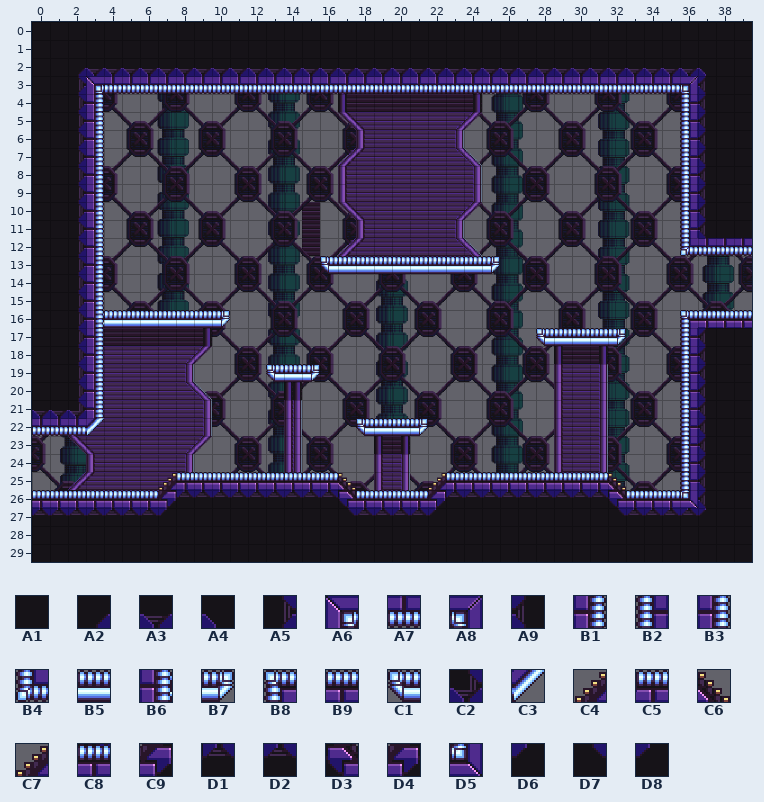
Two versions of a level (Tiled map, resources/levels/level_1/maps/room_1_tilemap.tmx). The first picture shows the starting point.
Cells are 32x32 px. Shown: x 0..39, y 0..29.
Key: from "room_1": A1 0, A2 82, A3 83, A4 117, A5 122, A6 123, A7 124, A8 156, A9 157, B1 163, B2 196, B3 363, B4 516, B5 537, B6 643, B7 650, B8 676, B9 677, C1 773, C2 842, C3 883, C4 1007, C5 1008, C6 1017, C7 1022, C8 1042, C9 1047, D1 1048, D2 1049, D3 1057, D4 1062, D5 1076, D6 1087, D7 1097, D8 1102.
__ is an empty cell.
Layers that did not change in this view are not listed.
Layer "walls" before, first column x 0:
 2 __ __ __ __ __ __ __ __ __ __ __ __ __ __ __ __ __ __ __ __ __ __ __ __ __ __ __ __ __ __ __ __ __ __ __ __ __ __ __ __
 3 __ __ __ __ __ __ __ __ __ __ __ __ __ __ __ __ __ __ __ __ __ __ __ __ __ __ __ __ __ __ __ __ __ __ __ __ __ __ __ __
 4 __ __ __ B1 __ __ __ __ __ __ __ __ __ __ __ __ __ __ __ __ __ __ __ __ __ __ __ __ __ __ __ __ __ __ __ __ B2 __ __ __
 5 __ __ __ B1 __ __ __ __ __ __ __ __ __ __ __ __ __ __ __ __ __ __ __ __ __ __ __ __ __ __ __ __ __ __ __ __ B2 __ __ __
 6 __ __ __ B1 __ __ __ __ __ __ __ __ __ __ __ __ __ __ __ __ __ __ __ __ __ __ __ __ __ __ __ __ __ __ __ __ B2 __ __ __
 7 __ __ __ B1 __ __ __ __ __ __ __ __ __ __ __ __ __ __ __ __ __ __ __ __ __ __ __ __ __ __ __ __ __ __ __ __ B2 __ __ __
 8 __ __ __ B1 __ __ __ __ __ __ __ __ __ __ __ __ __ __ __ __ __ __ __ __ __ __ __ __ __ __ __ __ __ __ __ __ B2 __ __ __
 9 __ __ __ B3 __ __ __ __ __ __ __ __ __ __ __ __ __ __ __ __ __ __ __ __ __ __ __ __ __ __ __ __ __ __ __ __ B2 __ __ __
10 __ __ __ B3 __ __ __ __ __ __ __ __ __ __ __ __ __ __ __ __ __ __ __ __ __ __ __ __ __ __ __ __ __ __ __ __ B2 __ __ __
11 __ __ __ B3 __ __ __ __ __ __ __ __ __ __ __ __ __ __ __ __ __ __ __ __ __ __ __ __ __ __ __ __ __ __ __ __ B2 __ __ __
12 __ __ __ B3 __ __ __ __ __ __ __ __ __ __ __ __ __ __ __ __ __ __ __ __ __ __ __ __ __ __ __ __ __ __ __ __ B4 __ __ __
13 __ __ __ B3 __ __ __ __ __ __ __ __ __ __ __ __ C1 __ __ __ __ __ __ __ __ B7 __ __ __ __ __ __ __ __ __ __ __ __ __ __
14 __ __ __ B3 __ __ __ __ __ __ __ __ __ __ __ __ __ __ __ __ __ __ __ __ __ __ __ __ __ __ __ __ __ __ __ __ __ __ __ __
15 __ __ __ B3 __ __ __ __ __ __ __ __ __ __ __ __ __ __ __ __ __ __ __ __ __ __ __ __ __ __ __ __ __ __ __ __ __ __ __ __
16 __ __ __ B6 __ __ __ __ __ __ B7 __ __ __ __ __ __ __ __ __ __ __ __ __ __ __ __ __ __ __ __ __ __ __ __ __ B8 __ __ __
17 __ __ __ B3 __ __ __ __ __ __ __ __ __ __ __ __ __ __ __ __ __ __ __ __ __ __ __ __ C1 __ __ __ B7 __ __ __ B2 __ __ __
18 __ __ __ B3 __ __ __ __ __ __ __ __ __ __ __ __ __ __ __ __ __ __ __ __ __ __ __ __ __ __ __ __ __ __ __ __ B2 __ __ __
19 __ __ __ B3 __ __ __ __ __ __ __ __ __ C1 __ B7 __ __ __ __ __ __ __ __ __ __ __ __ __ __ __ __ __ __ __ __ B2 __ __ __
20 __ __ __ B3 __ __ __ __ __ __ __ __ __ __ __ __ __ __ __ __ __ __ __ __ __ __ __ __ __ __ __ __ __ __ __ __ B2 __ __ __
21 __ __ __ B3 __ __ __ __ __ __ __ __ __ __ __ __ __ __ __ __ __ __ __ __ __ __ __ __ __ __ __ __ __ __ __ __ B2 __ __ __
22 __ __ __ C3 __ __ __ __ __ __ __ __ __ __ __ __ __ __ C1 __ __ B7 __ __ __ __ __ __ __ __ __ __ __ __ __ __ B2 __ __ __
23 __ __ __ __ __ __ __ __ __ __ __ __ __ __ __ __ __ __ __ __ __ __ __ __ __ __ __ __ __ __ __ __ __ __ __ __ B2 __ __ __
24 __ __ __ __ __ __ __ __ __ __ __ __ __ __ __ __ __ __ __ __ __ __ __ __ __ __ __ __ __ __ __ __ __ __ __ __ B2 __ __ __
25 __ __ __ __ __ __ __ __ __ __ __ __ __ __ __ __ __ __ __ __ __ __ __ __ __ __ __ __ __ __ __ __ __ __ __ __ B2 __ __ __
26 __ __ __ __ __ __ __ __ __ __ __ __ __ __ __ __ __ __ __ __ __ __ __ __ __ __ __ __ __ __ __ __ __ __ __ __ __ __ __ __
27 __ __ __ __ __ __ __ __ __ __ __ __ __ __ __ __ __ __ __ __ __ __ __ __ __ __ __ __ __ __ __ __ __ __ __ __ __ __ __ __
28 __ __ __ __ __ __ __ __ __ __ __ __ __ __ __ __ __ __ __ __ __ __ __ __ __ __ __ __ __ __ __ __ __ __ __ __ __ __ __ __
29 __ __ __ __ __ __ __ __ __ __ __ __ __ __ __ __ __ __ __ __ __ __ __ __ __ __ __ __ __ __ __ __ __ __ __ __ __ __ __ __
Layer "platforms" before, first column x 0:
 0 A1 A1 A1 A1 A1 A1 A1 A1 A1 A1 A1 A1 A1 A1 A1 A1 A1 A1 A1 A1 A1 A1 A1 A1 A1 A1 A1 A1 A1 A1 A1 A1 A1 A1 A1 A1 A1 A1 A1 A1
 1 A1 A1 A1 A1 A1 A1 A1 A1 A1 A1 A1 A1 A1 A1 A1 A1 A1 A1 A1 A1 A1 A1 A1 A1 A1 A1 A1 A1 A1 A1 A1 A1 A1 A1 A1 A1 A1 A1 A1 A1
 2 A1 A1 A2 A3 A3 A3 A3 A3 A3 A3 A3 A3 A3 A3 A3 A3 A3 A3 A3 A3 A3 A3 A3 A3 A3 A3 A3 A3 A3 A3 A3 A3 A3 A3 A3 A3 A3 A4 A1 A1
 3 A1 A1 A5 A6 A7 A7 A7 A7 A7 A7 A7 A7 A7 A7 A7 A7 A7 A7 A7 A7 A7 A7 A7 A7 A7 A7 A7 A7 A7 A7 A7 A7 A7 A7 A7 A7 A8 A9 A1 A1
 4 A1 A1 A5 __ __ __ __ __ __ __ __ __ __ __ __ __ __ __ __ __ __ __ __ __ __ __ __ __ __ __ __ __ __ __ __ __ __ A9 A1 A1
 5 A1 A1 A5 __ __ __ __ __ __ __ __ __ __ __ __ __ __ __ __ __ __ __ __ __ __ __ __ __ __ __ __ __ __ __ __ __ __ A9 A1 A1
 6 A1 A1 A5 __ __ __ __ __ __ __ __ __ __ __ __ __ __ __ __ __ __ __ __ __ __ __ __ __ __ __ __ __ __ __ __ __ __ A9 A1 A1
 7 A1 A1 A5 __ __ __ __ __ __ __ __ __ __ __ __ __ __ __ __ __ __ __ __ __ __ __ __ __ __ __ __ __ __ __ __ __ __ A9 A1 A1
 8 A1 A1 A5 __ __ __ __ __ __ __ __ __ __ __ __ __ __ __ __ __ __ __ __ __ __ __ __ __ __ __ __ __ __ __ __ __ __ A9 A1 A1
 9 A1 A1 A5 __ __ __ __ __ __ __ __ __ __ __ __ __ __ __ __ __ __ __ __ __ __ __ __ __ __ __ __ __ __ __ __ __ __ A9 A1 A1
10 A1 A1 A5 __ __ __ __ __ __ __ __ __ __ __ __ __ __ __ __ __ __ __ __ __ __ __ __ __ __ __ __ __ __ __ __ __ __ A9 A1 A1
11 A1 A1 A5 __ __ __ __ __ __ __ __ __ __ __ __ __ __ __ __ __ __ __ __ __ __ __ __ __ __ __ __ __ __ __ __ __ __ A9 A1 A1
12 A1 A1 A5 __ __ __ __ __ __ __ __ __ __ __ __ __ __ __ __ __ __ __ __ __ __ __ __ __ __ __ __ __ __ __ __ __ __ A7 A7 A7
13 A1 A1 A5 __ __ __ __ __ __ __ __ __ __ __ __ __ __ B5 B5 B5 B5 B5 B5 B5 B5 __ __ __ __ __ __ __ __ __ __ __ __ __ __ __
14 A1 A1 A5 __ __ __ __ __ __ __ __ __ __ __ __ __ __ __ __ __ __ __ __ __ __ __ __ __ __ __ __ __ __ __ __ __ __ __ __ __
15 A1 A1 A5 __ __ __ __ __ __ __ __ __ __ __ __ __ __ __ __ __ __ __ __ __ __ __ __ __ __ __ __ __ __ __ __ __ __ __ __ __
16 A1 A1 A5 __ B5 B5 B5 B5 B5 B5 __ __ __ __ __ __ __ __ __ __ __ __ __ __ __ __ __ __ __ __ __ __ __ __ __ __ B8 B9 B9 B9
17 A1 A1 A5 __ __ __ __ __ __ __ __ __ __ __ __ __ __ __ __ __ __ __ __ __ __ __ __ __ __ B5 B5 B5 __ __ __ __ __ A9 A1 A1
18 A1 A1 A5 __ __ __ __ __ __ __ __ __ __ __ __ __ __ __ __ __ __ __ __ __ __ __ __ __ __ __ __ __ __ __ __ __ __ A9 A1 A1
19 A1 A1 A5 __ __ __ __ __ __ __ __ __ __ __ B5 __ __ __ __ __ __ __ __ __ __ __ __ __ __ __ __ __ __ __ __ __ __ A9 A1 A1
20 A1 A1 A5 __ __ __ __ __ __ __ __ __ __ __ __ __ __ __ __ __ __ __ __ __ __ __ __ __ __ __ __ __ __ __ __ __ __ A9 A1 A1
21 A3 A3 C2 __ __ __ __ __ __ __ __ __ __ __ __ __ __ __ __ __ __ __ __ __ __ __ __ __ __ __ __ __ __ __ __ __ __ A9 A1 A1
22 A7 A7 A7 __ __ __ __ __ __ __ __ __ __ __ __ __ __ __ __ B5 B5 __ __ __ __ __ __ __ __ __ __ __ __ __ __ __ __ A9 A1 A1
23 __ __ __ __ __ __ __ __ __ __ __ __ __ __ __ __ __ __ __ __ __ __ __ __ __ __ __ __ __ __ __ __ __ __ __ __ __ A9 A1 A1
24 __ __ __ __ __ __ __ __ __ __ __ __ __ __ __ __ __ __ __ __ __ __ __ __ __ __ __ __ __ __ __ __ __ __ __ __ __ A9 A1 A1
25 __ __ __ __ __ __ __ C4 C5 B9 B9 B9 B9 B9 B9 B9 B9 C6 __ __ __ __ C7 B9 B9 B9 B9 B9 B9 B9 B9 B9 C6 __ __ __ __ A9 A1 A1
26 B9 B9 C8 B9 B9 B9 B9 C9 D1 D2 D2 D2 D2 D2 D2 D2 D2 D3 B9 B9 B9 B9 D4 D2 D2 D2 D2 D2 D2 D2 D2 D2 D3 B9 B9 B9 D5 A9 A1 A1
27 D2 D2 D2 D2 D2 D2 D2 D6 A1 A1 A1 A1 A1 A1 A1 A1 A1 D7 D2 D2 D2 D2 D8 A1 A1 A1 A1 A1 A1 A1 A1 A1 D7 D2 D2 D2 D2 D8 A1 A1
28 A1 A1 A1 A1 A1 A1 A1 A1 A1 A1 A1 A1 A1 A1 A1 A1 A1 A1 A1 A1 A1 A1 A1 A1 A1 A1 A1 A1 A1 A1 A1 A1 A1 A1 A1 A1 A1 A1 A1 A1
29 A1 A1 A1 A1 A1 A1 A1 A1 A1 A1 A1 A1 A1 A1 A1 A1 A1 A1 A1 A1 A1 A1 A1 A1 A1 A1 A1 A1 A1 A1 A1 A1 A1 A1 A1 A1 A1 A1 A1 A1
New version:
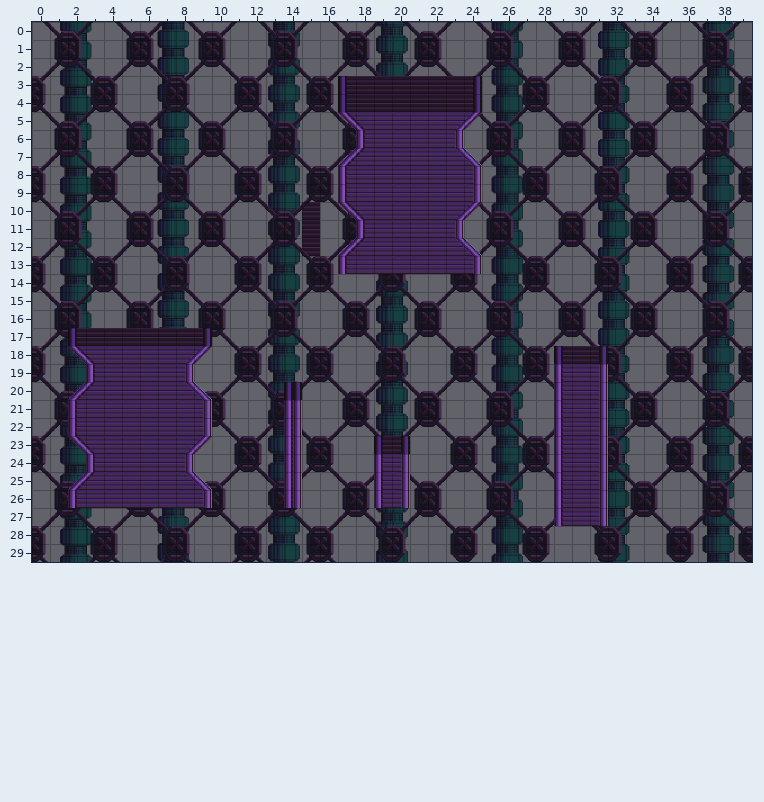
Edits made:
Layer "walls" (now hidden):
y 4..8: x 3 B1 -> __; x 36 B2 -> __
y 9..11: x 3 B3 -> __; x 36 B2 -> __
y 12: x 3 B3 -> __; x 36 B4 -> __
y 13: x 3 B3 -> __; x 16 C1 -> __; x 25 B7 -> __
y 14..15: x 3 B3 -> __
y 16: x 3 B6 -> __; x 10 B7 -> __; x 36 B8 -> __
y 17: x 3 B3 -> __; x 28 C1 -> __; x 32 B7 -> __; x 36 B2 -> __
y 18: x 3 B3 -> __; x 36 B2 -> __
y 19: x 3 B3 -> __; x 13 C1 -> __; x 15 B7 -> __; x 36 B2 -> __
y 20..21: x 3 B3 -> __; x 36 B2 -> __
y 22: x 3 C3 -> __; x 18 C1 -> __; x 21 B7 -> __; x 36 B2 -> __
y 23..25: x 36 B2 -> __
Layer "platforms" (now hidden):
y 0..1: x 0..39 A1 A1 A1 A1 A1 A1 A1 A1 A1 A1 A1 A1 A1 A1 A1 A1 A1 A1 A1 A1 A1 A1 A1 A1 A1 A1 A1 A1 A1 A1 A1 A1 A1 A1 A1 A1 A1 A1 A1 A1 -> __ __ __ __ __ __ __ __ __ __ __ __ __ __ __ __ __ __ __ __ __ __ __ __ __ __ __ __ __ __ __ __ __ __ __ __ __ __ __ __
y 2: x 0..39 A1 A1 A2 A3 A3 A3 A3 A3 A3 A3 A3 A3 A3 A3 A3 A3 A3 A3 A3 A3 A3 A3 A3 A3 A3 A3 A3 A3 A3 A3 A3 A3 A3 A3 A3 A3 A3 A4 A1 A1 -> __ __ __ __ __ __ __ __ __ __ __ __ __ __ __ __ __ __ __ __ __ __ __ __ __ __ __ __ __ __ __ __ __ __ __ __ __ __ __ __
y 3: x 0..39 A1 A1 A5 A6 A7 A7 A7 A7 A7 A7 A7 A7 A7 A7 A7 A7 A7 A7 A7 A7 A7 A7 A7 A7 A7 A7 A7 A7 A7 A7 A7 A7 A7 A7 A7 A7 A8 A9 A1 A1 -> __ __ __ __ __ __ __ __ __ __ __ __ __ __ __ __ __ __ __ __ __ __ __ __ __ __ __ __ __ __ __ __ __ __ __ __ __ __ __ __
y 4..11: x 0..2 A1 A1 A5 -> __ __ __; x 37..39 A9 A1 A1 -> __ __ __
y 12: x 0..2 A1 A1 A5 -> __ __ __; x 37..39 A7 A7 A7 -> __ __ __
y 13: x 0..2 A1 A1 A5 -> __ __ __; x 17..24 B5 B5 B5 B5 B5 B5 B5 B5 -> __ __ __ __ __ __ __ __
y 14..15: x 0..2 A1 A1 A5 -> __ __ __
y 16: x 0..2 A1 A1 A5 -> __ __ __; x 4..9 B5 B5 B5 B5 B5 B5 -> __ __ __ __ __ __; x 36..39 B8 B9 B9 B9 -> __ __ __ __
y 17: x 0..2 A1 A1 A5 -> __ __ __; x 29..31 B5 B5 B5 -> __ __ __; x 37..39 A9 A1 A1 -> __ __ __
y 18: x 0..2 A1 A1 A5 -> __ __ __; x 37..39 A9 A1 A1 -> __ __ __
y 19: x 0..2 A1 A1 A5 -> __ __ __; x 14 B5 -> __; x 37..39 A9 A1 A1 -> __ __ __
y 20: x 0..2 A1 A1 A5 -> __ __ __; x 37..39 A9 A1 A1 -> __ __ __
y 21: x 0..2 A3 A3 C2 -> __ __ __; x 37..39 A9 A1 A1 -> __ __ __
y 22: x 0..2 A7 A7 A7 -> __ __ __; x 19..20 B5 B5 -> __ __; x 37..39 A9 A1 A1 -> __ __ __
y 23..24: x 37..39 A9 A1 A1 -> __ __ __
y 25: x 7..17 C4 C5 B9 B9 B9 B9 B9 B9 B9 B9 C6 -> __ __ __ __ __ __ __ __ __ __ __; x 22..32 C7 B9 B9 B9 B9 B9 B9 B9 B9 B9 C6 -> __ __ __ __ __ __ __ __ __ __ __; x 37..39 A9 A1 A1 -> __ __ __
y 26: x 0..39 B9 B9 C8 B9 B9 B9 B9 C9 D1 D2 D2 D2 D2 D2 D2 D2 D2 D3 B9 B9 B9 B9 D4 D2 D2 D2 D2 D2 D2 D2 D2 D2 D3 B9 B9 B9 D5 A9 A1 A1 -> __ __ __ __ __ __ __ __ __ __ __ __ __ __ __ __ __ __ __ __ __ __ __ __ __ __ __ __ __ __ __ __ __ __ __ __ __ __ __ __
y 27: x 0..39 D2 D2 D2 D2 D2 D2 D2 D6 A1 A1 A1 A1 A1 A1 A1 A1 A1 D7 D2 D2 D2 D2 D8 A1 A1 A1 A1 A1 A1 A1 A1 A1 D7 D2 D2 D2 D2 D8 A1 A1 -> __ __ __ __ __ __ __ __ __ __ __ __ __ __ __ __ __ __ __ __ __ __ __ __ __ __ __ __ __ __ __ __ __ __ __ __ __ __ __ __
y 28..29: x 0..39 A1 A1 A1 A1 A1 A1 A1 A1 A1 A1 A1 A1 A1 A1 A1 A1 A1 A1 A1 A1 A1 A1 A1 A1 A1 A1 A1 A1 A1 A1 A1 A1 A1 A1 A1 A1 A1 A1 A1 A1 -> __ __ __ __ __ __ __ __ __ __ __ __ __ __ __ __ __ __ __ __ __ __ __ __ __ __ __ __ __ __ __ __ __ __ __ __ __ __ __ __
Boxes around the changes in both pictures, in picture pixels (x1, y1, x2, y2):
removed: (32, 22, 752, 562)
